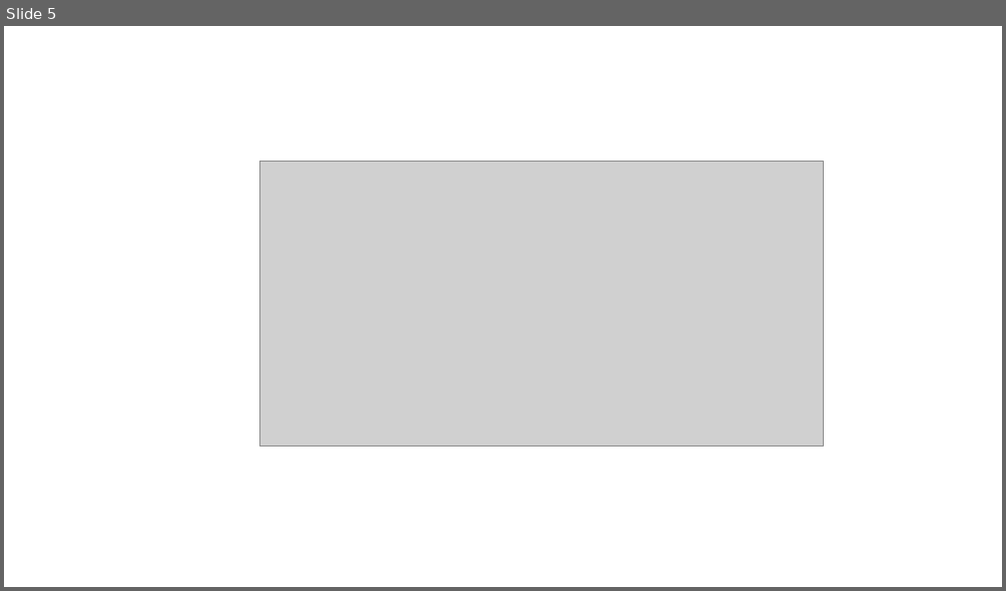
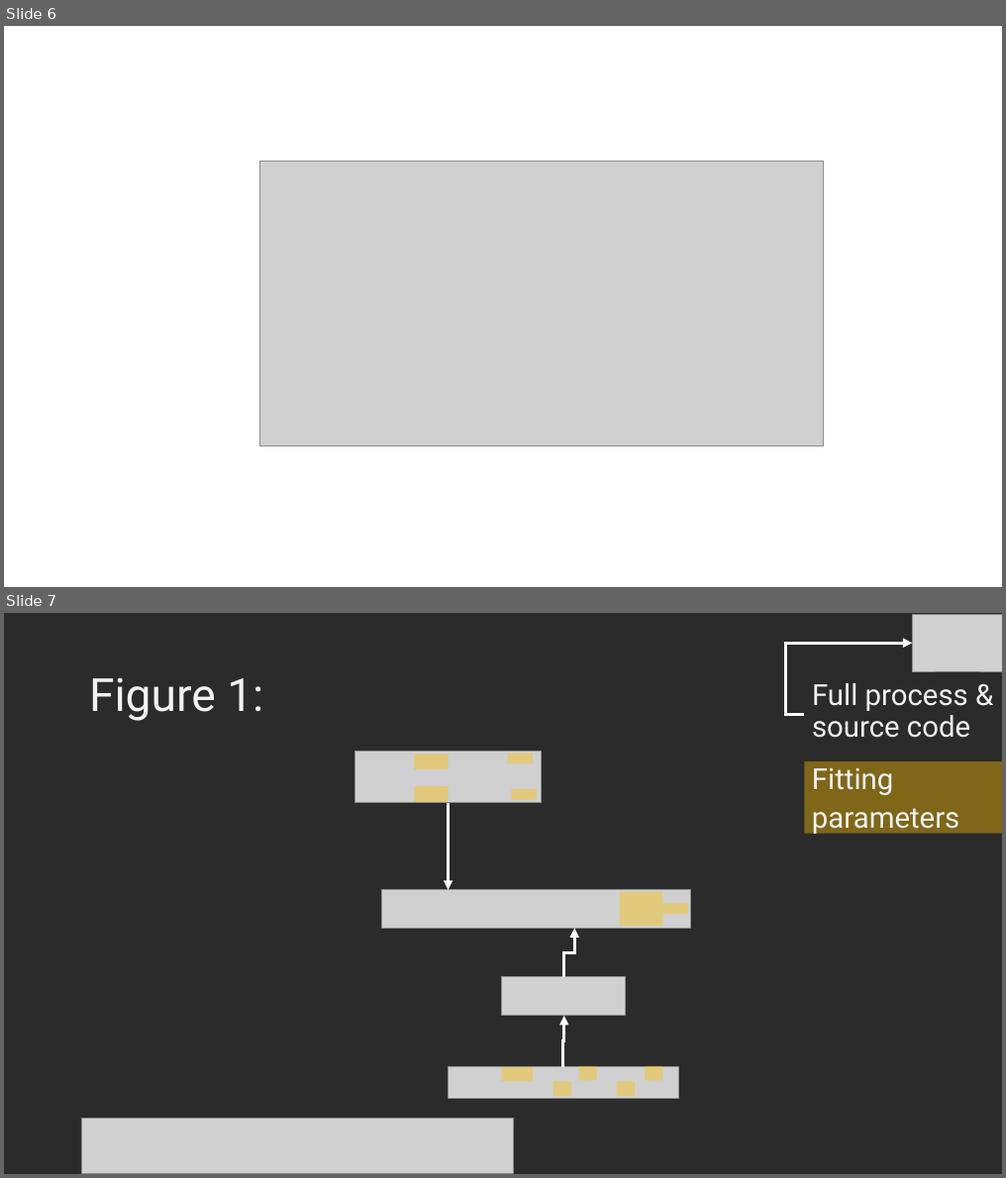
Before and after one commit to KiraSensei13/MNT_ITESM_courses, a slide deck: 2.2.ThermodynamicsOfMaterials/classActivity02/classActivity02.pptx. Shown one above the other, each under a label of ours: slide 5 before the commit, slides 6 and 7 after it. The pictures are 1006x591 and 1006x1178 pixels, drawn with LibreOffice and Linux fonts; fonts in the diff are those of the drawing; grey boxes stand for pictures; background and template pictures are left out; a plain dark background stands for a picture behind light text. Boxes give left, top, right and bottom in pixels: in the first picture for what was removed or moved away, otherwise in the second. Text is boxed around its words. In the diff, an @@ line names an element or a change of style, - is before the commit and + after.

```diff
--- a/2.2.ThermodynamicsOfMaterials/classActivity02/classActivity02.pptx
+++ b/2.2.ThermodynamicsOfMaterials/classActivity02/classActivity02.pptx
@@ slide 7 added at (x1=4, y1=613, x2=1002, y2=1174), background picture (left out) @@
@@ picture added at (x1=913, y1=615, x2=1002, y2=671) @@
@@ elbow arrow added from (804, 714) to (913, 643), #FFFFFF 3 pt @@
@@ title added at (x1=89, y1=677, x2=263, y2=721), 44 pt, text #F2F2F2 @@
+Figure 1:
@@ text added at (x1=812, y1=683, x2=970, y2=738), 28 pt, text #F2F2F2 @@
+Full process & source code
@@ picture added at (x1=355, y1=752, x2=542, y2=803) @@
@@ rectangle added at (x1=414, y1=754, x2=449, y2=769), fill #FFC000 at 40% opacity @@
@@ rectangle added at (x1=508, y1=753, x2=534, y2=763), fill #FFC000 at 40% opacity @@
@@ rectangle added at (x1=414, y1=786, x2=449, y2=802), fill #FFC000 at 40% opacity @@
@@ rectangle added at (x1=512, y1=789, x2=537, y2=799), fill #FFC000 at 40% opacity @@
@@ rectangle added at (x1=804, y1=761, x2=1002, y2=834), fill #FFC000 at 40% opacity @@
@@ text added at (x1=812, y1=768, x2=959, y2=836), 28 pt, text #F2F2F2 @@
+Fitting
+parameters
@@ elbow arrow added from (448, 803) to (448, 890), #FFFFFF 3 pt @@
@@ picture added at (x1=382, y1=890, x2=691, y2=928) @@
@@ rectangle added at (x1=620, y1=892, x2=663, y2=926), fill #FFC000 at 40% opacity @@
@@ rectangle added at (x1=662, y1=903, x2=688, y2=914), fill #FFC000 at 40% opacity @@
@@ elbow arrow added from (564, 977) to (574, 928), #FFFFFF 3 pt @@
@@ picture added at (x1=502, y1=977, x2=626, y2=1016) @@
@@ elbow arrow added from (563, 1067) to (564, 1016), #FFFFFF 3 pt @@
@@ picture added at (x1=448, y1=1066, x2=678, y2=1099) @@
@@ rectangle added at (x1=502, y1=1067, x2=534, y2=1081), fill #FFC000 at 40% opacity @@
@@ rectangle added at (x1=553, y1=1081, x2=571, y2=1096), fill #FFC000 at 40% opacity @@
@@ rectangle added at (x1=579, y1=1066, x2=597, y2=1081), fill #FFC000 at 40% opacity @@
@@ rectangle added at (x1=617, y1=1081, x2=635, y2=1096), fill #FFC000 at 40% opacity @@
@@ rectangle added at (x1=645, y1=1066, x2=662, y2=1081), fill #FFC000 at 40% opacity @@
@@ picture added at (x1=82, y1=1118, x2=513, y2=1174) @@
@@ what was slide 5 is now slide 6 @@
```
Also in this commit, not shown: 2 slides changed, 5 other slides added, 5 slides removed, 11 other files.
